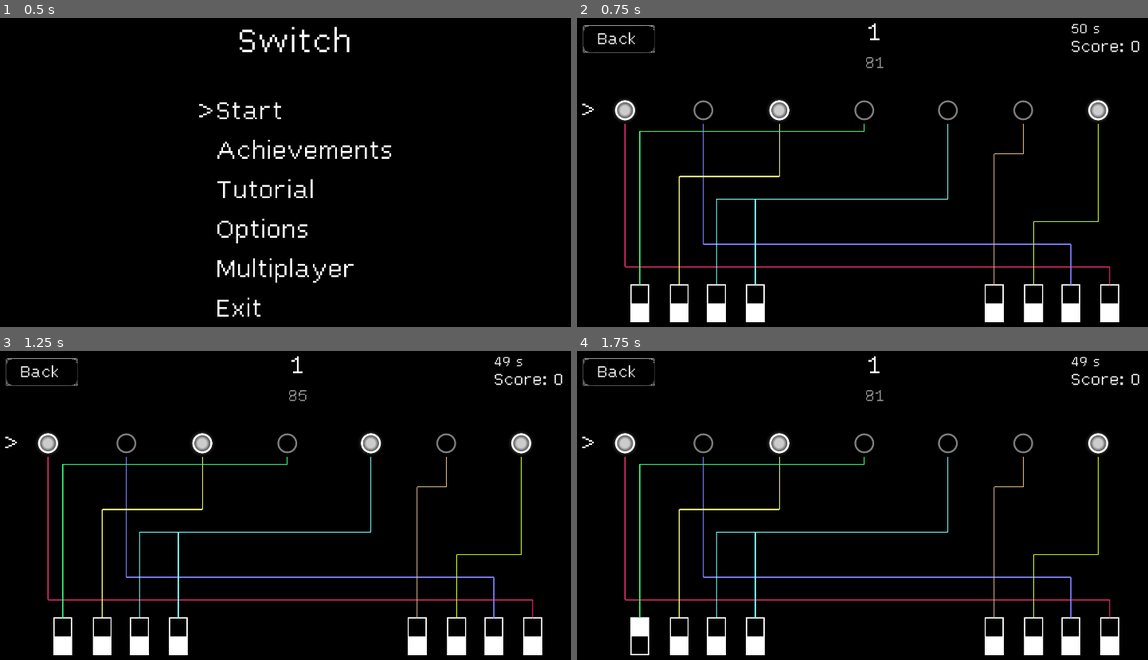
Above: before the commit, frames 1-4 (two rows, left to right).
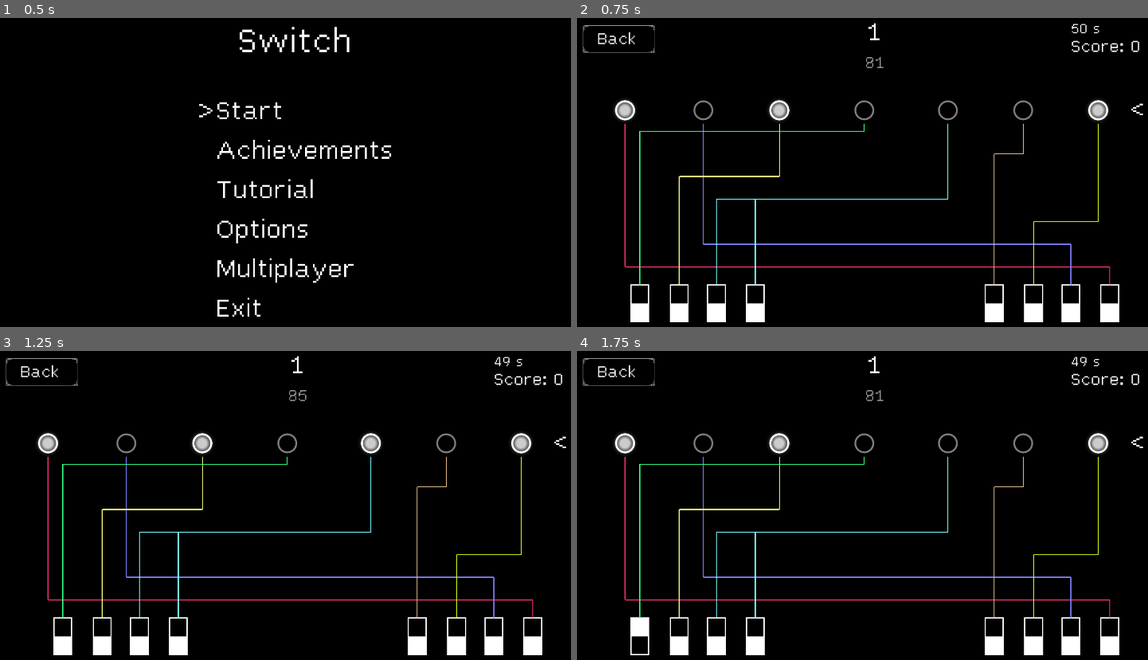
Above: after the commit, the same moments.

Repository: DragonCat4012/Switch
Game: Godot game, scene res://Scenes/menu.tscn
The game is run twice, just before and just after one commit, with the same random seed, the same clock (stepped at 60 frames per second) and the same inputs.
Inputs (mouse positions are in pixels of both pictures, inside the frame that each line leads up to):
- Up to frame 1 (0.5 s): no input
- Up to frame 2 (0.75 s): tap Enter (ui_accept) at 0.5 s; move the mouse to (1016, 153) at 0.52 s; hold Up (ui_up) from 0.53 s (still down); tap 0 (0) at 0.6 s; click (1016, 153) at 0.67 s
- Up to frame 3 (1.25 s): keep holding Up (ui_up); tap Enter (ui_accept) at 0.77 s; tap 2 (2) at 0.8 s
- Up to frame 4 (1.75 s): tap Enter (ui_accept) at 1.25, 1.52 s; move the mouse to (639, 635) at 1.27 s; release Up (ui_up) at 1.28 s; hold Down (ui_down) from 1.28 s (still down); tap 2 (2) at 1.35 s; click (639, 635) at 1.42 s; tap 0 (0) at 1.55 s

Frame 1 is identical in both runs. In frame 2, less than 0.1% of the frame differs, in the area x 0-100%, y 27-32%; in frame 3, less than 0.1%; in frame 4, less than 0.1%.

Commit message:
fix enmdianess indicator

Diff:
--- a/Scenes/Tutorial/Maps/Tutorial.tscn
+++ b/Scenes/Tutorial/Maps/Tutorial.tscn
@@ -99,6 +99,7 @@
 offset_bottom = 469.0
 
 [node name="Label" type="Label" parent="Endian"]
+layout_mode = 0
 offset_left = -390.0
 offset_top = -43.0
 offset_right = -143.0
@@ -123,6 +124,7 @@
 offset_bottom = 1075.0
 
 [node name="Label" type="Label" parent="Pages"]
+layout_mode = 0
 offset_left = -390.0
 offset_top = -43.0
 offset_right = -143.0
@@ -148,6 +150,7 @@
 offset_bottom = -12.0
 
 [node name="Label" type="Label" parent="Lamp"]
+layout_mode = 0
 offset_left = -390.0
 offset_top = -43.0
 offset_right = -143.0
@@ -166,6 +169,7 @@
 offset_bottom = 857.0
 
 [node name="Label" type="Label" parent="Switch2"]
+layout_mode = 0
 offset_left = -390.0
 offset_top = -43.0
 offset_right = -143.0
@@ -177,6 +181,7 @@
 "
 
 [node name="ColorRect2" type="ColorRect" parent="Switch2"]
+layout_mode = 0
 offset_left = -630.0
 offset_top = -18.0
 offset_right = -430.0
@@ -210,12 +215,14 @@
 "
 
 [node name="ColorRect3" type="ColorRect" parent="Numbers"]
+layout_mode = 0
 offset_left = -223.0
 offset_top = 27.0
 offset_right = -23.0
 offset_bottom = 31.0
 
 [node name="ColorRect4" type="ColorRect" parent="Numbers"]
+layout_mode = 0
 offset_left = -232.0
 offset_top = 103.0
 offset_right = -32.0
--- a/Scenes/game.gd
+++ b/Scenes/game.gd
@@ -119,8 +119,8 @@
 	timer.start()
 
 func updateEndian():
-	$HBoxContainer/LeftArrow.text = ">" if smallEndian else ""
-	$HBoxContainer/RightArrow.text = "" if smallEndian else "<"
+	$HBoxContainer/RightArrow.text = "<" if smallEndian else ""
+	$HBoxContainer/LeftArrow.text = "" if smallEndian else ">"
 	updateCurrentNumber()
 
 func switch_activated(_switch_number, _isOn):
